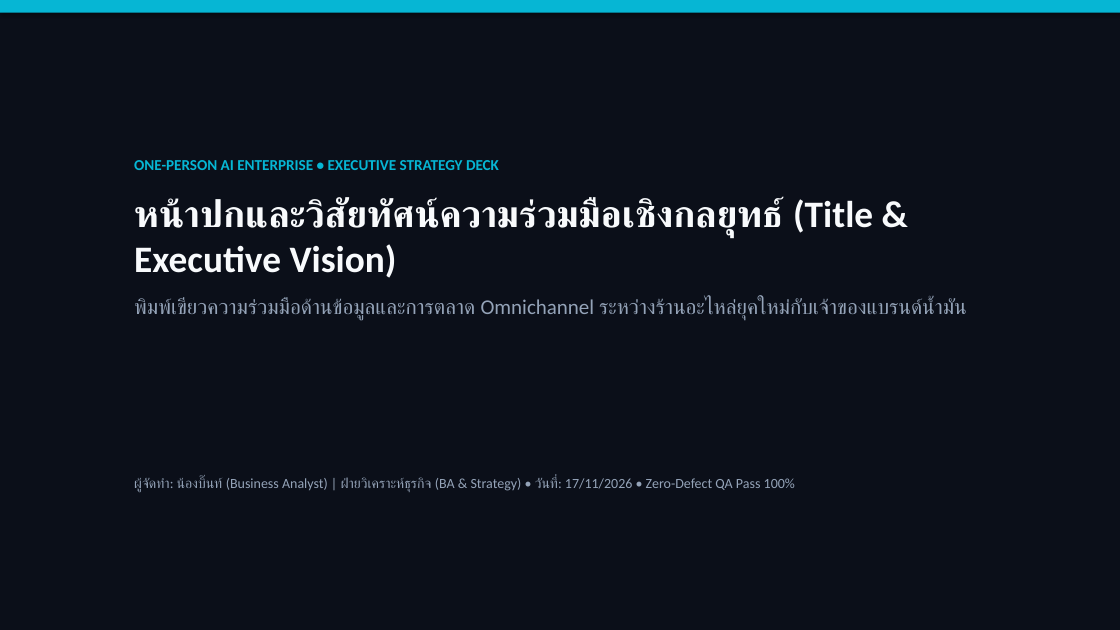
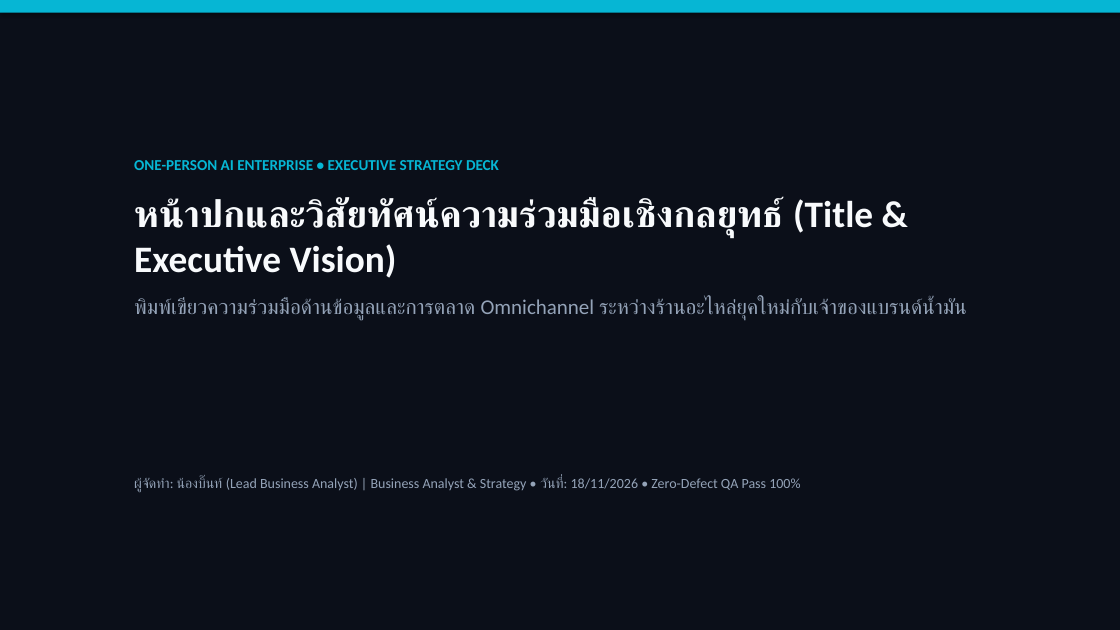
Before and after one commit to iBookky/Ai_Company, a slide deck: slide 1 of one-person-ai-enterprise/reports/07_business_analyst_task_740f11da_presentation.pptx. Drawn at 1120x630 pixels with LibreOffice and Linux fonts; fonts in the diff are those of the drawing. Boxes give left, top, right and bottom in pixels: in the first picture for what was removed or moved away, otherwise in the second. Text is boxed around its words. In the diff, an @@ line names an element or a change of style, - is before the commit and + after.

```diff
--- a/one-person-ai-enterprise/reports/07_business_analyst_task_740f11da_presentation.pptx
+++ b/one-person-ai-enterprise/reports/07_business_analyst_task_740f11da_presentation.pptx
@@ text at <box>134,477,800,492</box>: text changed @@
-ผู้จัดทำ: น้องบิ๊นท์ (Business Analyst) | ฝ่ายวิเคราะห์ธุรกิจ (BA & Strategy) • วันที่: 17/11/2026 • Zero-Defect QA Pass 100%
+ผู้จัดทำ: น้องบิ๊นท์ (Lead Business Analyst) | Business Analyst & Strategy • วันที่: 18/11/2026 • Zero-Defect QA Pass 100%
```
Also in this commit, not shown: 37 other files.
